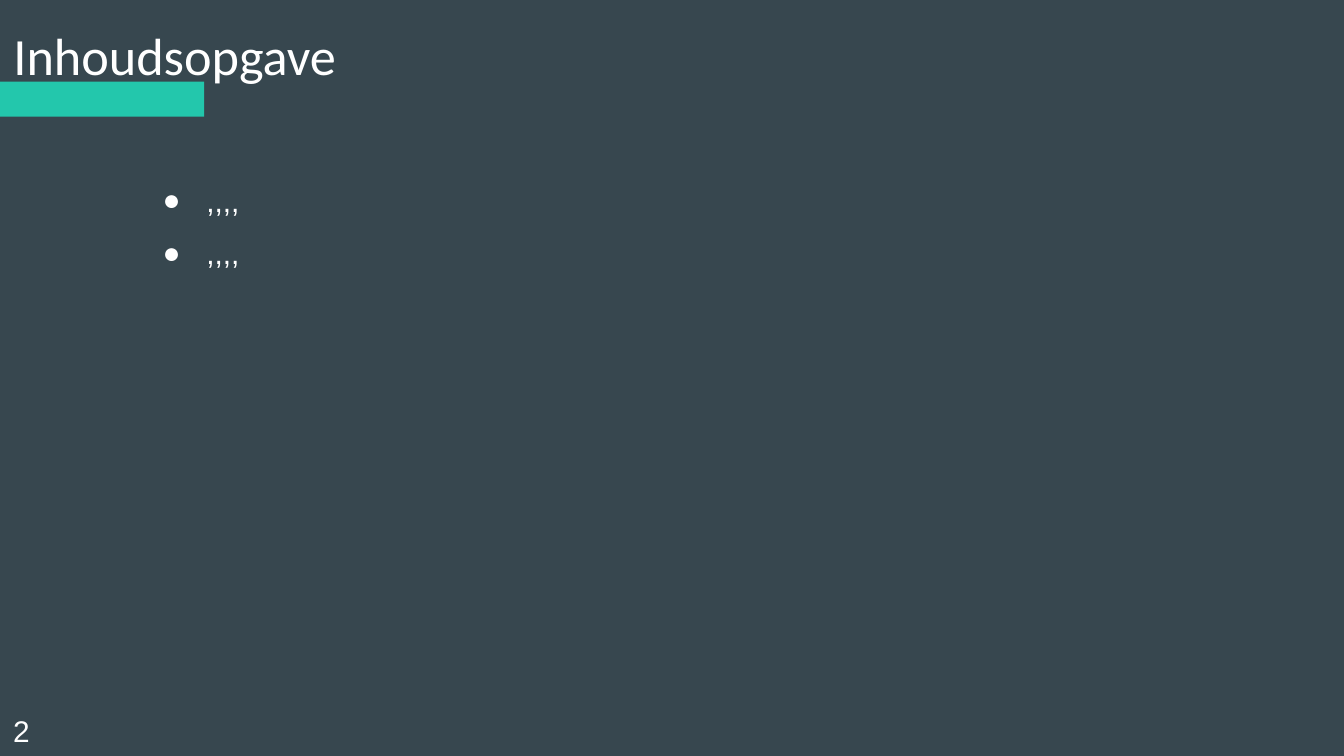
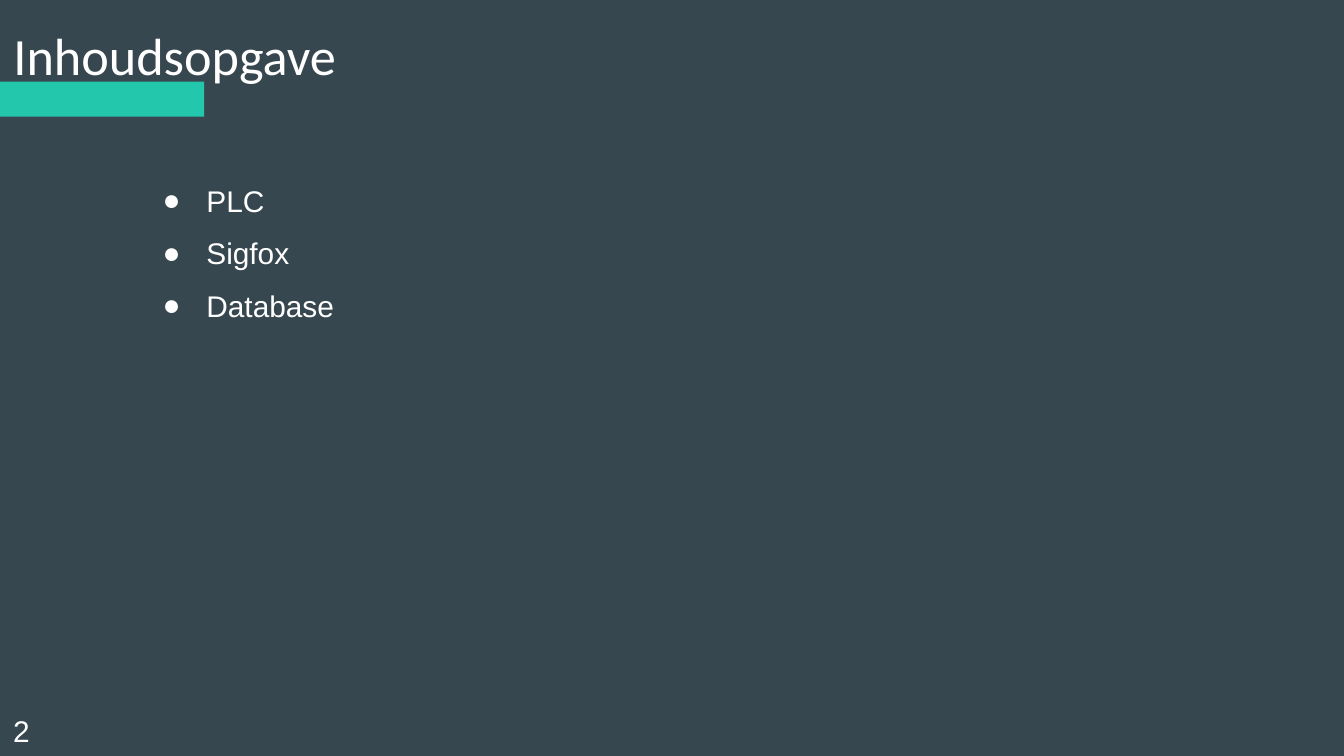
Before and after one commit to Koffiejoe/IA-EnOcean, a slide deck: slide 2 of Presentaties/3Wekelijkse PowerPoint/nieuweppt.pptx. Drawn at 1344x756 pixels with LibreOffice and Linux fonts; fonts in the diff are those of the drawing. Boxes give left, top, right and bottom in pixels: in the first picture for what was removed or moved away, otherwise in the second. Text is boxed around its words. In the diff, an @@ line names an element or a change of style, - is before the commit and + after.

```diff
--- a/Presentaties/3Wekelijkse PowerPoint/nieuweppt.pptx
+++ b/Presentaties/3Wekelijkse PowerPoint/nieuweppt.pptx
@@ subtitle at (206, 191, 333, 318): text changed @@
-● ,,,,
-● ,,,,
+● PLC
+● Sigfox
+● Database
```
Also in this commit, not shown: 1 other slide changed, 1 slide added.
